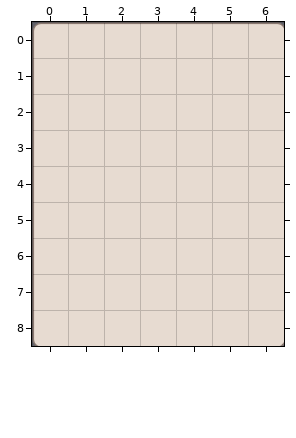
One commit to this Tiled map: HungryGame/proj.win32/map/49.tmx. This is how it looked before the edit.
Cells are 60x60 px. Shown: x 0..6, y 0..8.
The same view after the edit:
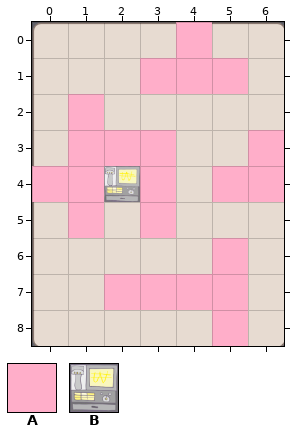
Key: from "metaset1": A 0; from "wall": B 0.
_ is an empty cell.
Diff:
Changed rows in their new state; . is an unchanged cell.
Layer "wall":
first column x 2:
4 B
Layer "Items":
first column x 0:
0 ....A..
1 ...AAA.
2 .A.....
3 .AAA..A
4 AA.A.AA
5 .A.A...
6 .....A.
7 ..AAAA.
8 .....A.
Pixel boxes of the changes (left, top, right, bottom) in both pictures:
added: (140, 22, 248, 94)
added: (32, 94, 176, 238)
added: (212, 130, 284, 202)
added: (104, 238, 248, 346)
